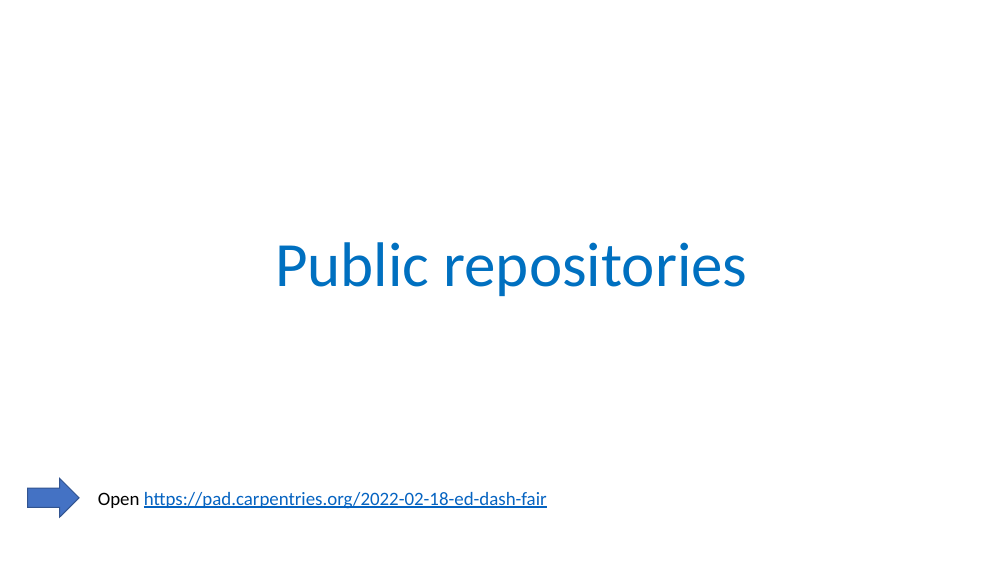
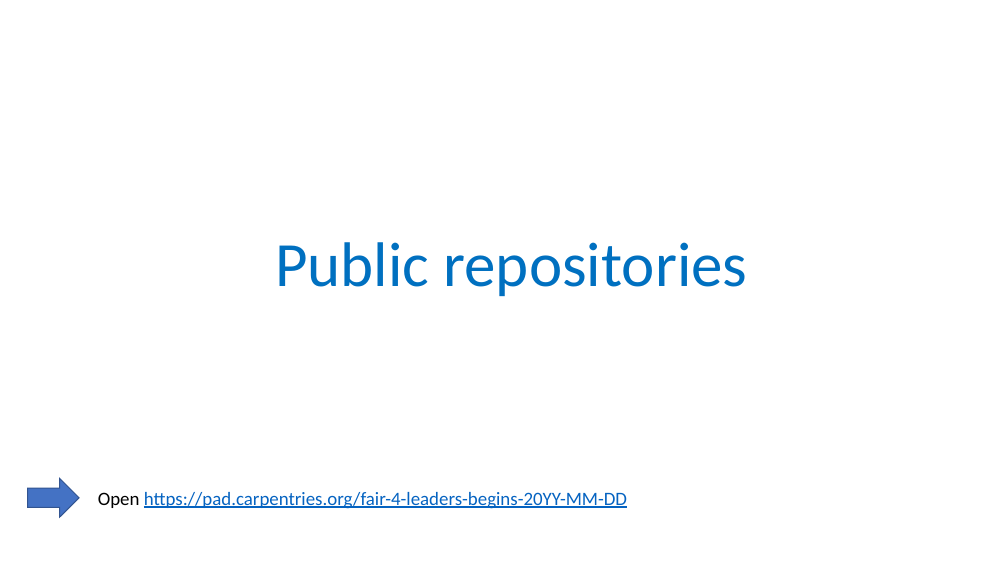
Before and after one commit to tobyhodges/probable-enigma, a slide deck: slide 1 of instructors/04-Public_repositories.pptx. Drawn at 1008x567 pixels with LibreOffice and Linux fonts; fonts in the diff are those of the drawing; background and template pictures are left out. Boxes give left, top, right and bottom in pixels: in the first picture for what was removed or moved away, otherwise in the second. Text is boxed around its words. In the diff, an @@ line names an element or a change of style, - is before the commit and + after.

```diff
--- a/instructors/04-Public_repositories.pptx
+++ b/instructors/04-Public_repositories.pptx
@@ text at (x1=98, y1=492, x2=627, y2=509): text changed @@
-Open https://pad.carpentries.org/2022-02-18-ed-dash-fair
+Open https://pad.carpentries.org/fair-4-leaders-begins-20YY-MM-DD
```
Also in this commit, not shown: 1 other slide changed, 3 other files.
